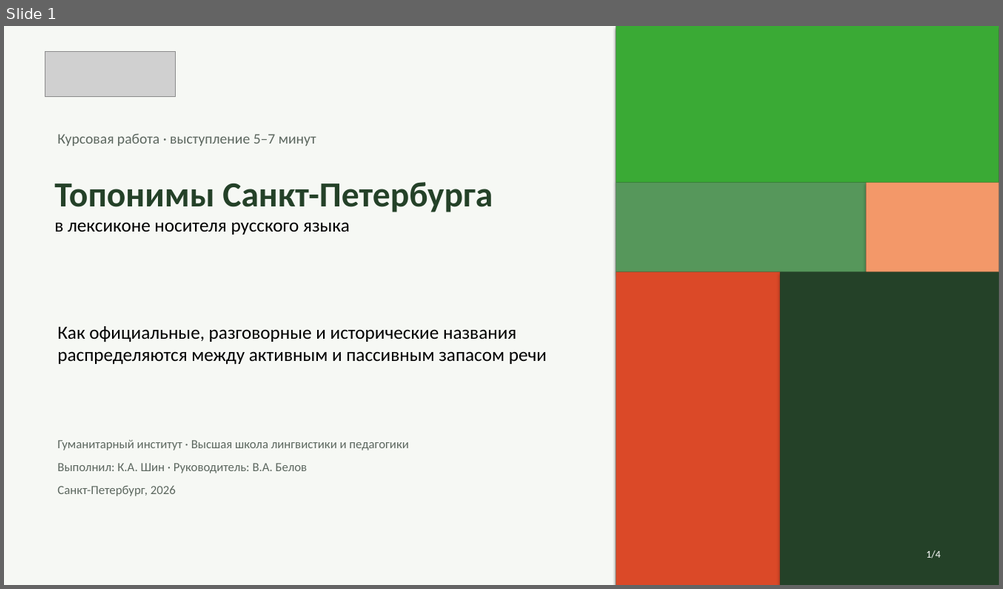
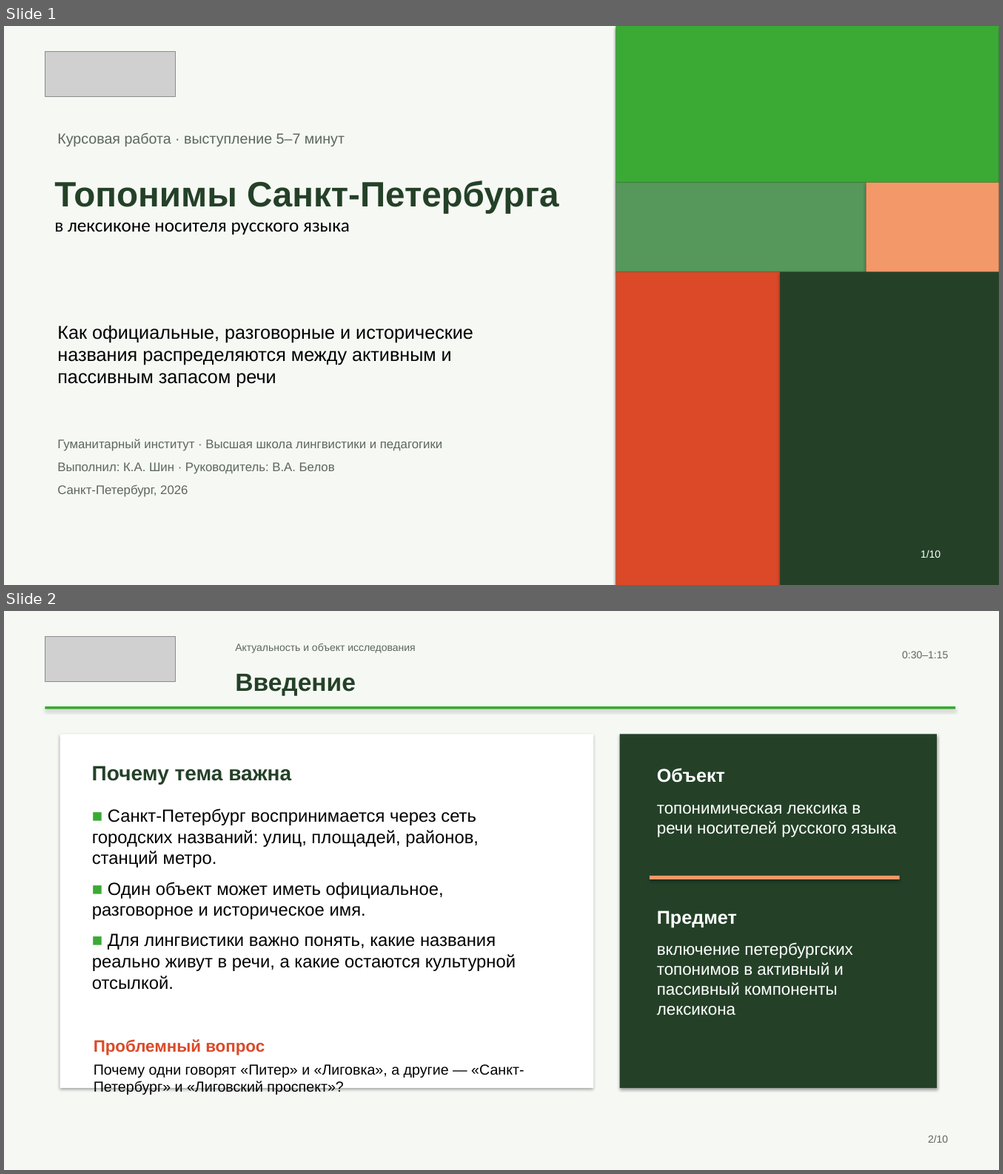
Before and after one commit to mdull2008/project, a slide deck: my_project.pptx. Shown one above the other, each under a label of ours: slide 1 before the commit, slides 1 and 2 after it. The pictures are 1003x589 and 1003x1174 pixels, drawn with LibreOffice and Linux fonts; fonts in the diff are those of the drawing; grey boxes stand for pictures. Boxes give left, top, right and bottom in pixels: in the first picture for what was removed or moved away, otherwise in the second. Text is boxed around its words. In the diff, an @@ line names an element or a change of style, - is before the commit and + after.

```diff
--- a/my_project.pptx
+++ b/my_project.pptx
@@ slide 2 added at [4, 611, 999, 1170], background #F6F8F4 @@
@@ picture added at [45, 636, 176, 681] @@
@@ text added at [235, 644, 415, 653], 10 pt, text #5C675F @@
+Актуальность и объект исследования
@@ text added at [902, 651, 948, 658], 10 pt, text #5C675F @@
+0:30–1:15
@@ text added at [235, 674, 356, 696], 24 pt, text #244128, bold @@
+Введение
@@ rectangle added at [45, 706, 956, 709], fill #3AAA35 @@
@@ rectangle added at [60, 734, 594, 1088], fill #FFFFFF @@
@@ rectangle added at [620, 734, 936, 1088], fill #244128 @@
@@ text added at [92, 766, 291, 784], 20 pt, text #244128, bold @@
+Почему тема важна
@@ text added at [657, 768, 725, 783], 18 pt, text #FFFFFF, bold @@
+Объект
@@ text added at [92, 809, 515, 990], 17 pt, text #000000 @@
+■ Санкт-Петербург воспринимается через сеть городских названий: улиц, площадей, районов, станций метро.
+■ Один объект может иметь официальное, разговорное и историческое имя.
+■ Для лингвистики важно понять, какие названия реально живут в речи, а какие остаются культурной отсылкой.
@@ text added at [657, 805, 896, 837], 16 pt, text #FFFFFF @@
+топонимическая лексика в речи носителей русского языка
@@ rectangle added at [649, 876, 899, 880], fill #F39869 @@
@@ text added at [657, 911, 737, 928], 18 pt, text #FFFFFF, bold @@
+Предмет
@@ text added at [657, 943, 852, 1016], 16 pt, text #FFFFFF @@
+включение петербургских топонимов в активный и пассивный компоненты лексикона
@@ text added at [94, 1039, 264, 1056], 16 pt, text #DB4928, bold @@
+Проблемный вопрос
@@ text added at [94, 1065, 523, 1095], 14 pt, text #000000 @@
+Почему одни говорят «Питер» и «Лиговка», а другие — «Санкт-Петербург» и «Лиговский проспект»?
@@ text added at [928, 1136, 948, 1143], 10 pt, text #5C675F @@
+2/10
@@ slide 1 changed as well @@
@@ text "Топонимы Санкт-Петербурга в лексиконе носителя ..." at [54, 181, 558, 235]: font Calibri to Arial in "Топонимы Санкт-Петербурга" @@
@@ font Calibri to Arial in 3 elements at [57, 133, 344, 147], [57, 325, 473, 388], [57, 439, 442, 497] @@
@@ text at [920, 551, 940, 558]: text changed; font Calibri to Arial @@
-1/4
+1/10
```
Also in this commit, not shown: 2 other slides changed, 6 other slides added, 1 slide removed.
